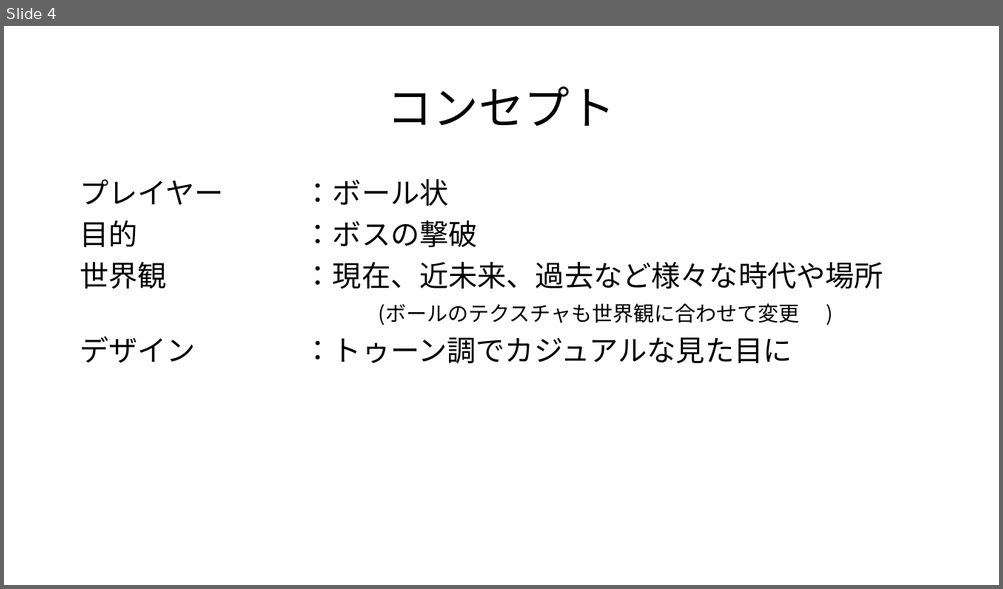
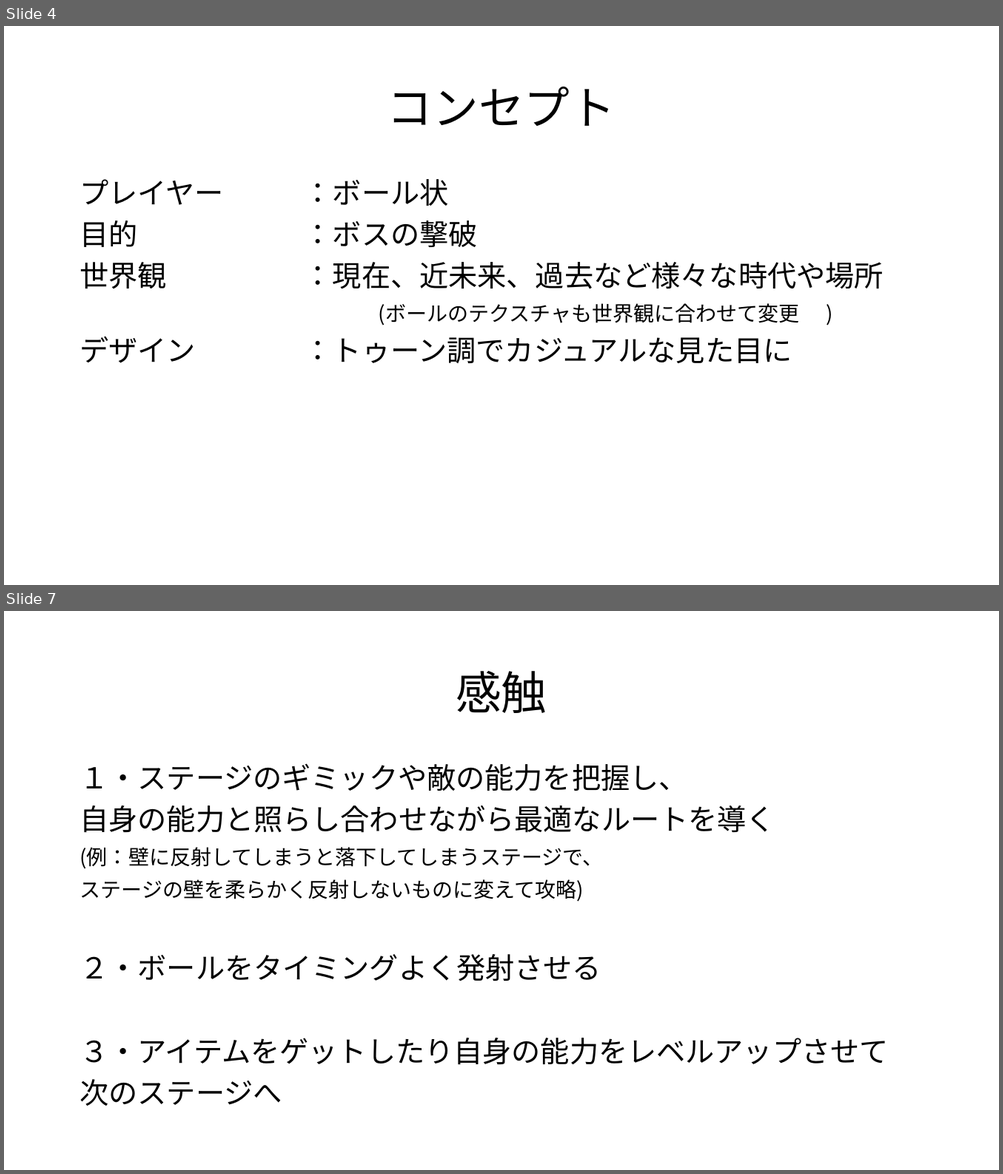
Before and after one commit to YuMild/GameAwards, a slide deck: Plan/ゲーム大賞企画書.pptx. Shown one above the other, each under a label of ours: slide 4 before the commit, slides 4 and 7 after it; the slides between them are not shown. The pictures are 1003x589 and 1003x1174 pixels, drawn with LibreOffice and Linux fonts; fonts in the diff are those of the drawing. Boxes give left, top, right and bottom in pixels: in the first picture for what was removed or moved away, otherwise in the second. Text is boxed around its words. In the diff, an @@ line names an element or a change of style, - is before the commit and + after.

```diff
--- a/Plan/ゲーム大賞企画書.pptx
+++ b/Plan/ゲーム大賞企画書.pptx
@@ slide 7 added at box(4, 611, 999, 1170), background #FFFFFF @@
@@ title added at box(455, 671, 546, 713), 44 pt, text #000000 @@
+感触
@@ text added at box(79, 763, 888, 1106), 28 pt, text #000000 @@
+１・ステージのギミックや敵の能力を把握し、
+自身の能力と照らし合わせながら最適なルートを導く
+(例：壁に反射してしまうと落下してしまうステージで、
+ステージの壁を柔らかく反射しないものに変えて攻略)
+２・ボールをタイミングよく発射させる
+３・アイテムをゲットしたり自身の能力をレベルアップさせて
+次のステージへ
```
Also in this commit, not shown: 1 slide changed, 1 other slide added, 22 other files.
